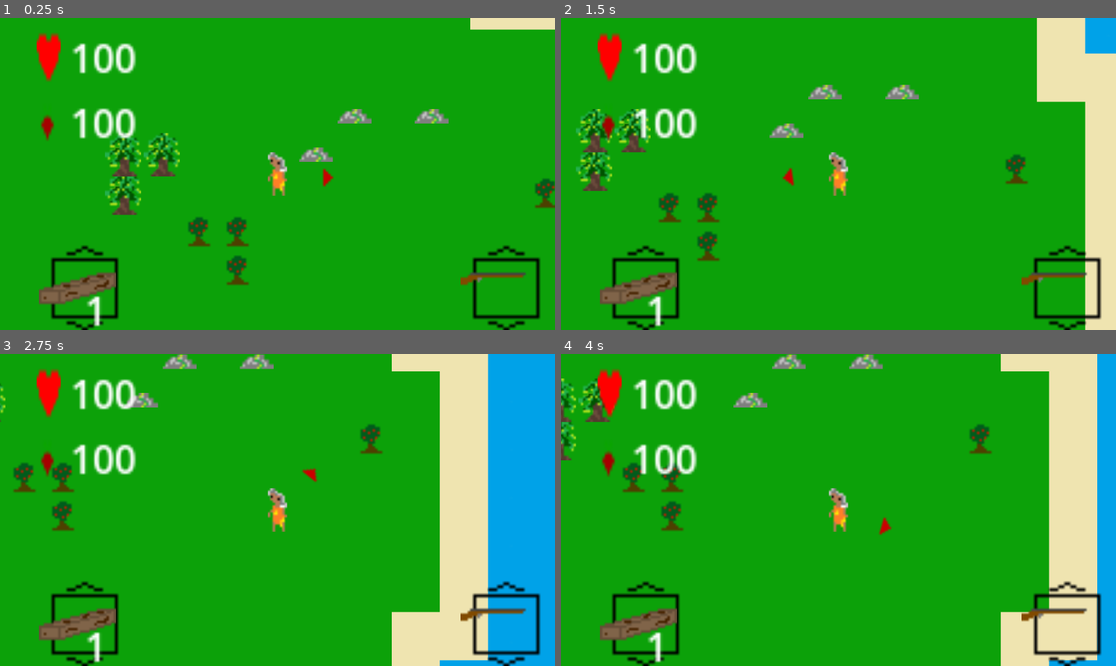
Above: before the commit, frames 1-4 (two rows, left to right).
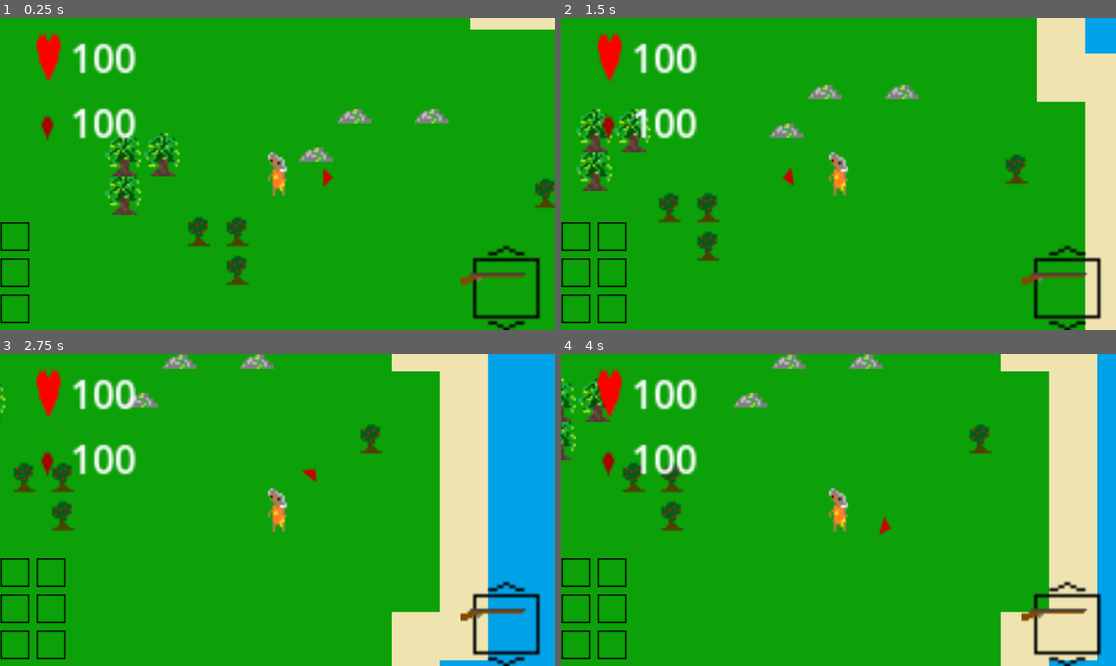
Above: after the commit, the same moments.

Repository: liam-1392/Godot-Forest-Game
Game: Godot game, scene res://Stage.tscn
The game is run twice, just before and just after one commit, with the same random seed, the same clock (stepped at 60 frames per second) and the same inputs.
Inputs (mouse positions are in pixels of both pictures, inside the frame that each line leads up to):
- Up to frame 1 (0.25 s): no input
- Up to frame 2 (1.5 s): tap Enter at 0.5 s; move the mouse to (960, 158) at 0.52 s; hold D (right) 0.53-1.28 s; tap E (inv, bound only after the commit) at 0.6 s; move the mouse to (727, 189) at 1.27 s; hold S (down) from 1.28 s (still down); click (727, 189) at 1.35 s
- Up to frame 3 (2.75 s): tap E (inv, bound only after the commit) at 1.55, 2.3 s; move the mouse to (333, 441) at 2.02 s; release S (down) at 2.03 s; hold D (right) from 2.03 s (still down); hold Shift (sprint) from 2.03 s (still down)
- Up to frame 4 (4 s): move the mouse to (810, 572) at 2.77 s; release D (right) at 2.78 s; release Shift (sprint) at 2.78 s; hold Right (inv up) 2.78-3.53 s; tap E (inv, bound only after the commit) at 2.85, 3.6 s; tap Space at 3.5 s; move the mouse to (1005, 556) at 3.52 s; hold A (left) from 3.53 s (still down)

The runs differ from the first frame. In frame 1, 2.3% of the frame differs, in the area x 0-22%, y 65-100%; in frame 2, 2.6%; in frame 3, 2.6%; in frame 4, 2.6%.
Error before the commit: Parse Error: Identifier "tree" not declared in the current scope. (res://Landscape)
Error after the commit: Invalid access to property or key 'Slot1:<Sprite2D#34309408117>' on a base object of type 'Dictionary'. (res://Player/inventory.gd:47)

Commit message:
Small Commit

Diff:
--- a/Landscape Objects/LevelBuilder.gd
+++ b/Landscape Objects/LevelBuilder.gd
@@ -2,7 +2,7 @@
 
 @onready var objects = $Objects
 
-@onready var troee = load("res://Landscape Objects/Tree.tscn")
+@onready var tree = load("res://Landscape Objects/Tree.tscn")
 @onready var mine = load("res://Landscape Objects/Mine.tscn")
 @onready var bush = load("res://Landscape Objects/Berry Bush.tscn")
 
--- a/Player/Player.tscn
+++ b/Player/Player.tscn
@@ -14,7 +14,9 @@
 [ext_resource type="Texture2D" uid="uid://c4gnxv1by20b1" path="res://Placeholder Textures/Placeholder Berry.png" id="10"]
 [ext_resource type="Script" path="res://Player/PlayerTool.gd" id="10_3xkn2"]
 [ext_resource type="Texture2D" uid="uid://dsty4ifhnbqqt" path="res://Placeholder Textures/Placeholder Health.png" id="11"]
+[ext_resource type="Script" path="res://Player/inventory.gd" id="11_x356b"]
 [ext_resource type="Script" path="res://Player/PlayerStats.gd" id="12"]
+[ext_resource type="Texture2D" uid="uid://bg5wluejcp8ov" path="res://Placeholder Textures/InventorySlot2.png" id="12_yhfva"]
 
 [sub_resource type="RectangleShape2D" id="1"]
 size = Vector2(4.15973, 8.99355)
@@ -122,26 +124,133 @@
 position = Vector2(11.1557, -2.83547)
 shape = SubResource("RectangleShape2D_3bwnn")
 
-[node name="Inventory" type="Node2D" parent="."]
+[node name="InventoryOld" type="Node2D" parent="."]
+visible = false
 position = Vector2(-100, 25)
 script = ExtResource("8")
 
-[node name="TextureRect" type="TextureRect" parent="Inventory"]
+[node name="TextureRect" type="TextureRect" parent="InventoryOld"]
 offset_right = 40.0
 offset_bottom = 40.0
 texture = ExtResource("5")
 
-[node name="AnimatedSprite2D" type="AnimatedSprite2D" parent="Inventory"]
+[node name="AnimatedSprite2D" type="AnimatedSprite2D" parent="InventoryOld"]
 position = Vector2(17, 20)
 sprite_frames = SubResource("2")
 animation = &"Berry"
 
-[node name="Label" type="Label" parent="Inventory"]
+[node name="Label" type="Label" parent="InventoryOld"]
 offset_left = 20.0
 offset_top = 20.0
 offset_right = 60.0
 offset_bottom = 34.0
 text = "1"
+
+[node name="Inventory" type="Node2D" parent="."]
+script = ExtResource("11_x356b")
+
+[node name="HeldItems" type="Node2D" parent="Inventory"]
+
+[node name="Slot1" type="Node2D" parent="Inventory/HeldItems"]
+position = Vector2(-115, 50)
+scale = Vector2(0.3, 0.3)
+
+[node name="TextureRect" type="TextureRect" parent="Inventory/HeldItems/Slot1"]
+offset_right = 40.0
+offset_bottom = 40.0
+texture = ExtResource("12_yhfva")
+
+[node name="Slot2" type="Node2D" parent="Inventory/HeldItems"]
+position = Vector2(-115, 35)
+scale = Vector2(0.3, 0.3)
+
+[node name="TextureRect" type="TextureRect" parent="Inventory/HeldItems/Slot2"]
+offset_right = 40.0
+offset_bottom = 40.0
+texture = ExtResource("12_yhfva")
+
+[node name="Slot3" type="Node2D" parent="Inventory/HeldItems"]
+position = Vector2(-115, 20)
+scale = Vector2(0.3, 0.3)
+
+[node name="TextureRect" type="TextureRect" parent="Inventory/HeldItems/Slot3"]
+offset_right = 40.0
+offset_bottom = 40.0
+texture = ExtResource("12_yhfva")
+
+[node name="Backpack" type="Node2D" parent="Inventory"]
+visible = false
+
+[node name="Slot4" type="Node2D" parent="Inventory/Backpack"]
+position = Vector2(-100, 20)
+scale = Vector2(0.3, 0.3)
+
+[node name="TextureRect" type="TextureRect" parent="Inventory/Backpack/Slot4"]
+offset_right = 40.0
+offset_bottom = 40.0
+texture = ExtResource("12_yhfva")
+
+[node name="Slot5" type="Node2D" parent="Inventory/Backpack"]
+position = Vector2(-100, 35)
+scale = Vector2(0.3, 0.3)
+
+[node name="TextureRect" type="TextureRect" parent="Inventory/Backpack/Slot5"]
+offset_right = 40.0
+offset_bottom = 40.0
+texture = ExtResource("12_yhfva")
+
+[node name="Slot6" type="Node2D" parent="Inventory/Backpack"]
+position = Vector2(-100, 50)
+scale = Vector2(0.3, 0.3)
+
+[node name="TextureRect" type="TextureRect" parent="Inventory/Backpack/Slot6"]
+offset_right = 40.0
+offset_bottom = 40.0
+texture = ExtResource("12_yhfva")
+
+[node name="Items" type="Node2D" parent="Inventory"]
+
+[node name="Slot1" type="Sprite2D" parent="Inventory/Items"]
+position = Vector2(-115, 50)
+
+[node name="Label" type="Label" parent="Inventory/Items/Slot1"]
+offset_right = 40.0
+offset_bottom = 23.0
+
+[node name="Slot2" type="Sprite2D" parent="Inventory/Items"]
+position = Vector2(-115, 35)
+
+[node name="Label" type="Label" parent="Inventory/Items/Slot2"]
+offset_right = 40.0
+offset_bottom = 23.0
+
+[node name="Slot3" type="Sprite2D" parent="Inventory/Items"]
+position = Vector2(-115, 20)
+
+[node name="Label" type="Label" parent="Inventory/Items/Slot3"]
+offset_right = 40.0
+offset_bottom = 23.0
+
+[node name="Slot4" type="Sprite2D" parent="Inventory/Items"]
+position = Vector2(-100, 20)
+
+[node name="Label" type="Label" parent="Inventory/Items/Slot4"]
+offset_right = 40.0
+offset_bottom = 23.0
+
+[node name="Slot5" type="Sprite2D" parent="Inventory/Items"]
+position = Vector2(-100, 35)
+
+[node name="Label" type="Label" parent="Inventory/Items/Slot5"]
+offset_right = 40.0
+offset_bottom = 23.0
+
+[node name="Slot6" type="Sprite2D" parent="Inventory/Items"]
+position = Vector2(-100, 50)
+
+[node name="Label" type="Label" parent="Inventory/Items/Slot6"]
+offset_right = 40.0
+offset_bottom = 23.0
 
 [node name="Tool" type="Node2D" parent="."]
 position = Vector2(75, 25)
--- a/Player/PlayerStats.gd
+++ b/Player/PlayerStats.gd
@@ -11,7 +11,7 @@
 
 func _process(delta):
 	CheckItemUse()
-	SetItemHeld()
+	#SetItemHeld()
 
 func SetItemHeld():
 	itemHeld = $"../Inventory".resourceOrder[$"../Inventory".selectedResource]
--- /dev/null
+++ b/Player/inventory.gd
@@ -0,0 +1,55 @@
+extends Node2D
+
+var inventory_sprites = {
+	"Berry": load("res://Placeholder Textures/Placeholder Berry.png"),
+	"Stone": load("res://Placeholder Textures/Placeholder Rock.png"),
+	"Wood": load("res://Placeholder Textures/Placeholder Log.png")
+}
+
+var inventory = {
+	$Items/Slot1: {"": 0},
+	$Items/Slot2: {"": 0},
+	$Items/Slot3: {"": 0},
+	$Items/Slot4: {"": 0},
+	$Items/Slot5: {"": 0},
+	$Items/Slot6: {"": 0}
+}
+var inv_open = false
+
+func _ready() -> void:
+	print(get_children())
+	AddItem("Berry", 5)
+	AddItem("Berry", 5)
+
+# Called every frame. 'delta' is the elapsed time since the previous frame.
+func _process(delta: float) -> void:
+	print(inventory)
+	if CheckIfOpeningInventory():
+		OpenInventory()
+
+func CheckIfOpeningInventory():
+	if Input.is_action_just_pressed("inv"):
+		if inv_open == false:
+			inv_open = true
+		else:
+			inv_open = false
+		return true
+
+func OpenInventory():
+	$Backpack.visible = inv_open
+
+func AddItem(item, type):
+	var slot_num = 0
+	for slot in inventory.keys():
+		print(slot)
+		slot = $Items/Slot1
+		slot_num += 1
+		if inventory[slot].has(item) and typeof(type) == 2: #2 is returned for integer type
+			inventory[slot][item] += type
+			slot.find_child("Label").text = str(int(slot.find_child("Label").text)+type)
+			break
+		elif inventory[slot] == { "": 0 }: #Create new item
+			inventory[slot] = {item:type}
+			#slot.texture = inventory_sprites[item]
+			slot.find_child("Label").text = str(type)
+			break
--- a/project.godot
+++ b/project.godot
@@ -67,6 +67,11 @@
 "events": [Object(InputEventKey,"resource_local_to_scene":false,"resource_name":"","device":-1,"window_id":0,"alt_press …(195 unchanged characters)…
 ]
 }
+inv={
+"deadzone": 0.5,
+"events": [Object(InputEventKey,"resource_local_to_scene":false,"resource_name":"","device":0,"window_id":0,"alt_pressed":false,"shift_pressed":false,"ctrl_pressed":false,"meta_pressed":false,"pressed":false,"keycode":0,"physical_keycode":69,"key_label":0,"unicode":0,"location":0,"echo":false,"script":null)
+]
+}
 
 [physics]
 
Binary file added: Placeholder Textures/InventorySlot2.png
Not shown, added: Placeholder Textures/InventorySlot2.png.import
Not shown: 1 places in Player/Player.tscn that only renumber resources
